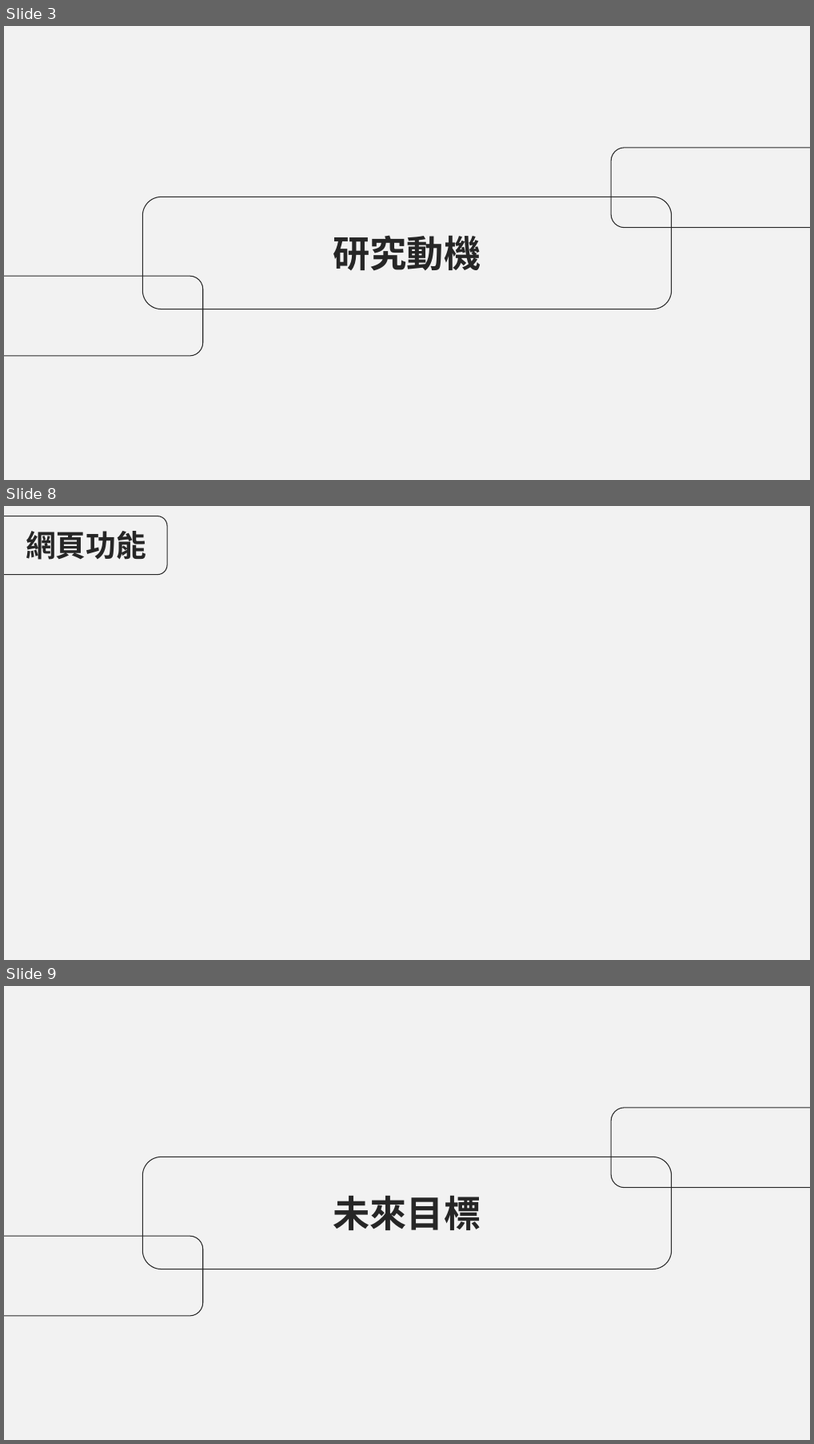
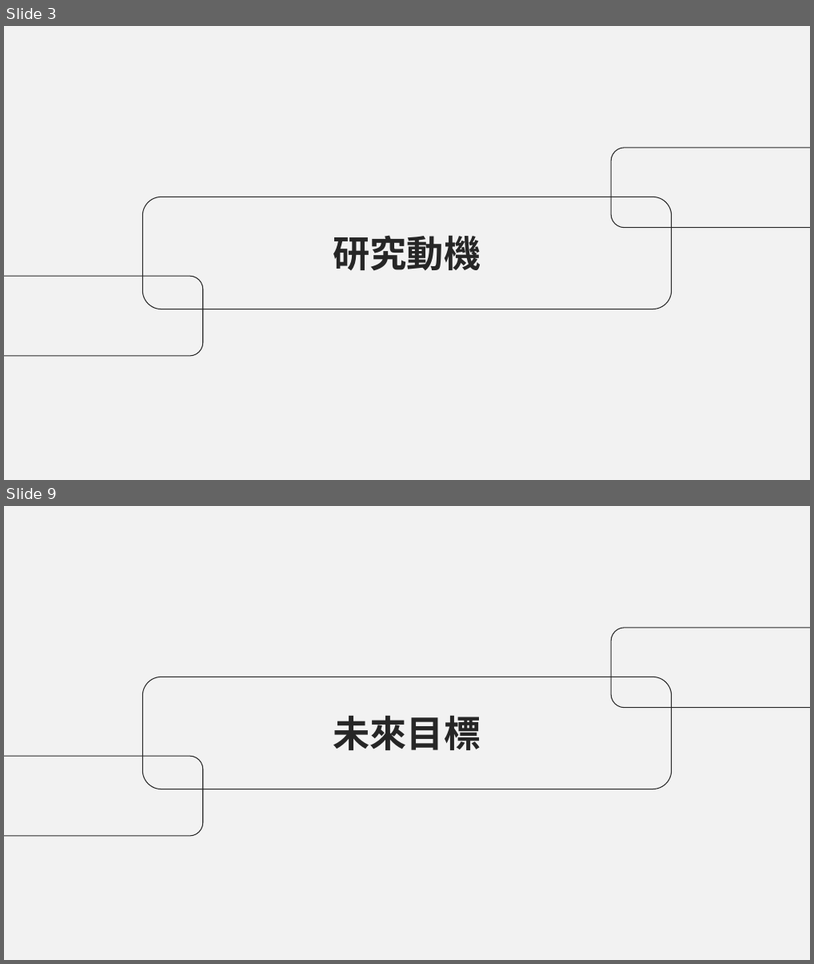
Before and after one commit to AvisTsai/project_pets, a slide deck: 專題文件/四技第110403組-Dearfurkid_簡報.pptx. Shown one above the other, each under a label of ours: slides 3, 8 and 9 before the commit, slides 3 and 9 after it; the slides between them are not shown. The pictures are 814x1444 and 814x964 pixels, drawn with LibreOffice and Linux fonts; fonts in the diff are those of the drawing. Boxes give left, top, right and bottom in pixels: in the first picture for what was removed or moved away, otherwise in the second. Text is boxed around its words. In the diff, an @@ line names an element or a change of style, - is before the commit and + after.

```diff
--- a/專題文件/四技第110403組-Dearfurkid_簡報.pptx
+++ b/專題文件/四技第110403組-Dearfurkid_簡報.pptx
@@ slide 8 removed at <box>4,506,810,960</box>, background #F2F2F2 @@
@@ rounded rectangle removed at <box>4,516,167,575</box> @@
@@ text removed at <box>26,531,146,560</box> @@
-網頁功能
```
Also in this commit, not shown: 5 slides changed, 5 slides added, 5 other slides removed, 24 other files.
